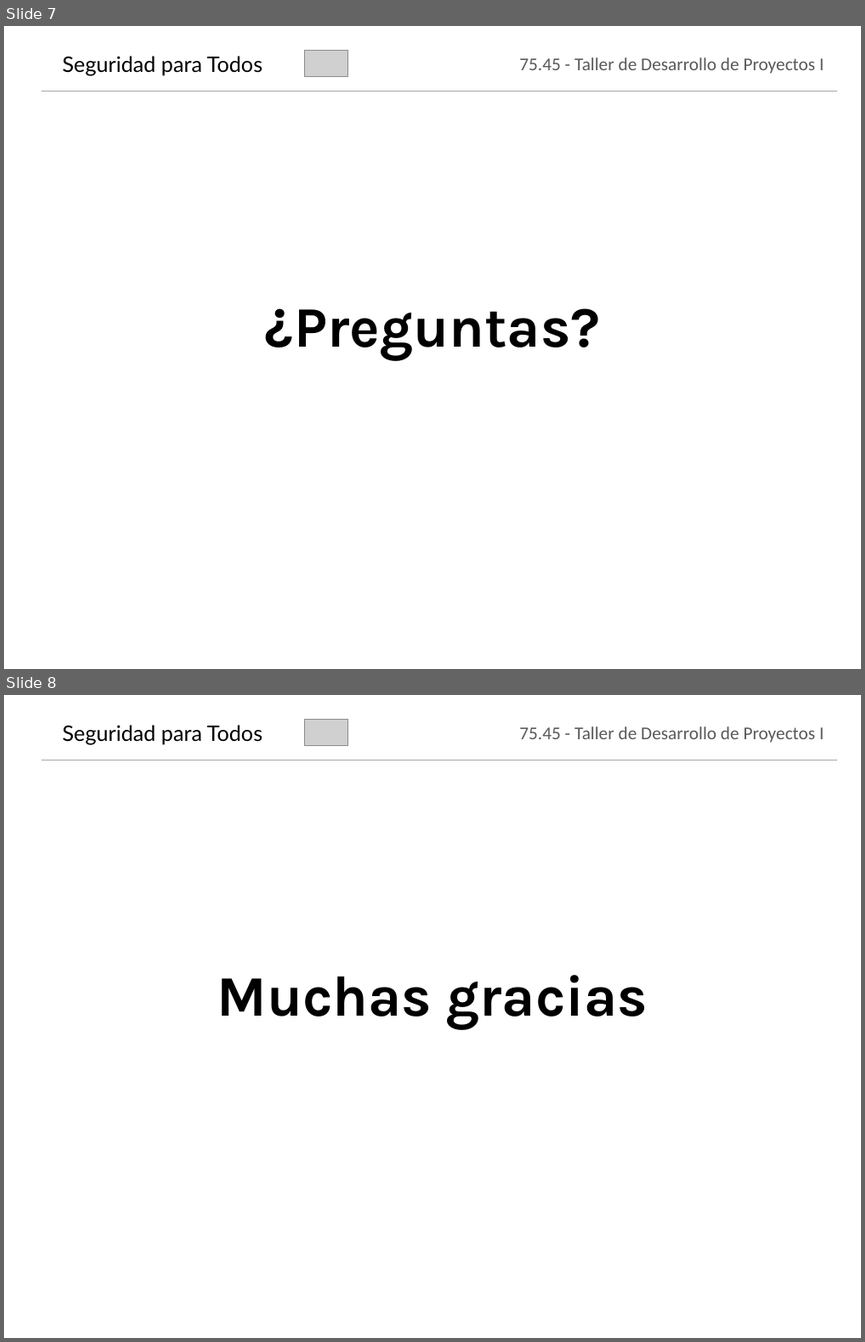
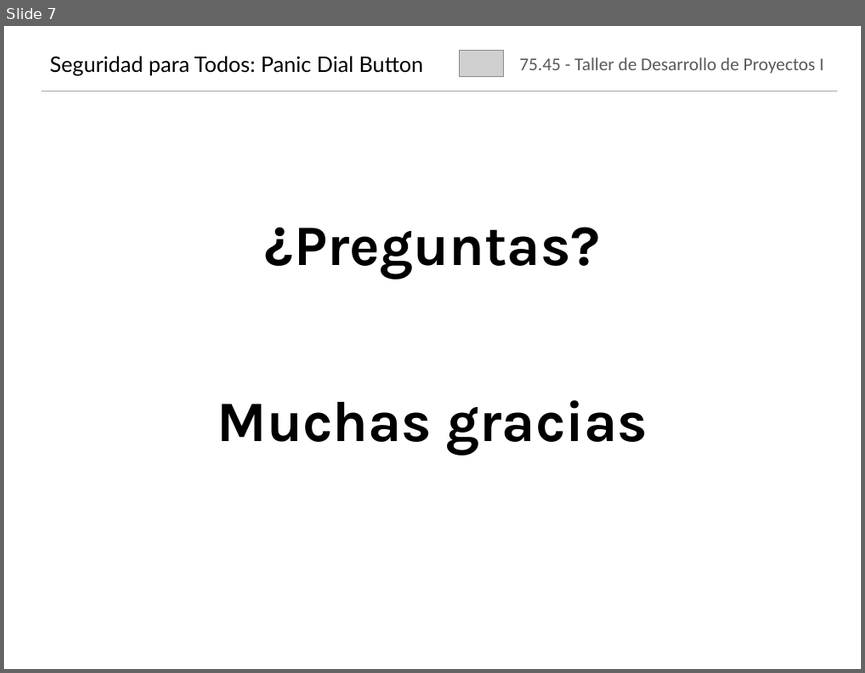
Before and after one commit to jmonetti/2012-1er-taller-de-desarrollo-de-proyectos-i, a slide deck: docs/Presentacion_v2.pptx. Shown one above the other, each under a label of ours: slides 7 and 8 before the commit, slide 7 after it. The pictures are 865x1342 and 865x673 pixels, drawn with LibreOffice and Linux fonts; fonts in the diff are those of the drawing; grey boxes stand for pictures; background and template pictures are left out. Boxes give left, top, right and bottom in pixels: in the first picture for what was removed or moved away, otherwise in the second. Text is boxed around its words. In the diff, an @@ line names an element or a change of style, - is before the commit and + after.

```diff
--- a/docs/Presentacion_v2.pptx
+++ b/docs/Presentacion_v2.pptx
@@ slide 8 removed at <box>4,695,861,1338</box>, background picture (left out) @@
@@ picture removed at <box>304,720,347,745</box> @@
@@ title removed at <box>63,725,262,745</box> @@
-Seguridad para Todos
@@ subtitle removed at <box>519,726,823,743</box> @@
-75.45 - Taller de Desarrollo de Proyectos I
@@ line removed from (41, 760) to (837, 760) @@
@@ text removed at <box>216,975,647,1030</box> @@
-Muchas gracias
@@ slide 7 changed as well @@
@@ picture: place and size @@
-picture at <box>304,51,347,76</box>
+picture at <box>459,50,503,75</box>
@@ text at <box>50,56,424,76</box>: text changed @@
-Seguridad para Todos
+Seguridad para Todos: Panic Dial Button
@@ text "¿Preguntas?": place and size @@
-text "¿Preguntas?" at <box>265,308,601,361</box>
+text "¿Preguntas?" at <box>265,227,601,279</box>
@@ text added at <box>216,400,647,455</box>, 48 pt, text #000000, bold @@
+Muchas gracias
```
Also in this commit, not shown: 6 other slides changed.
